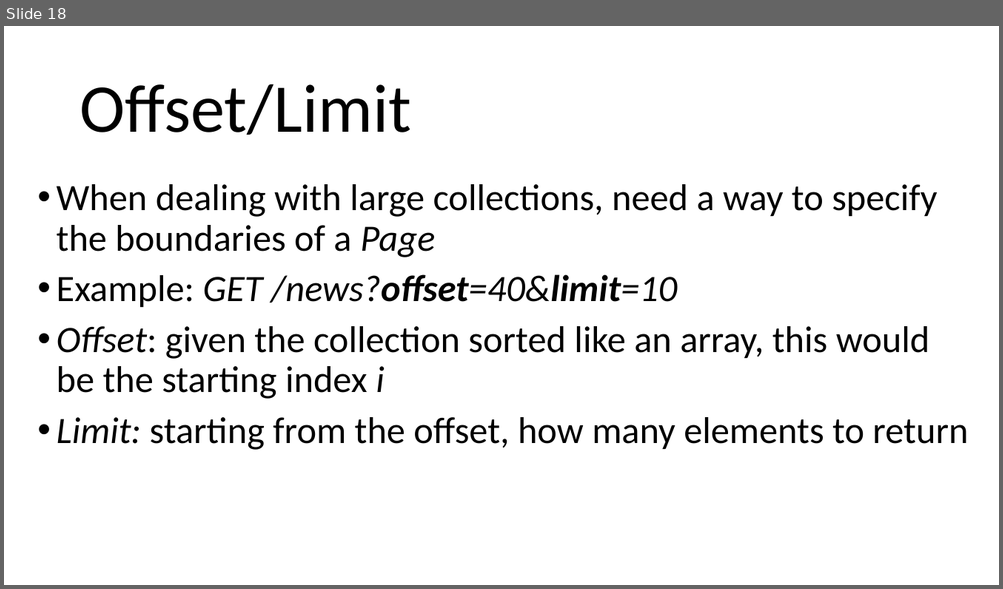
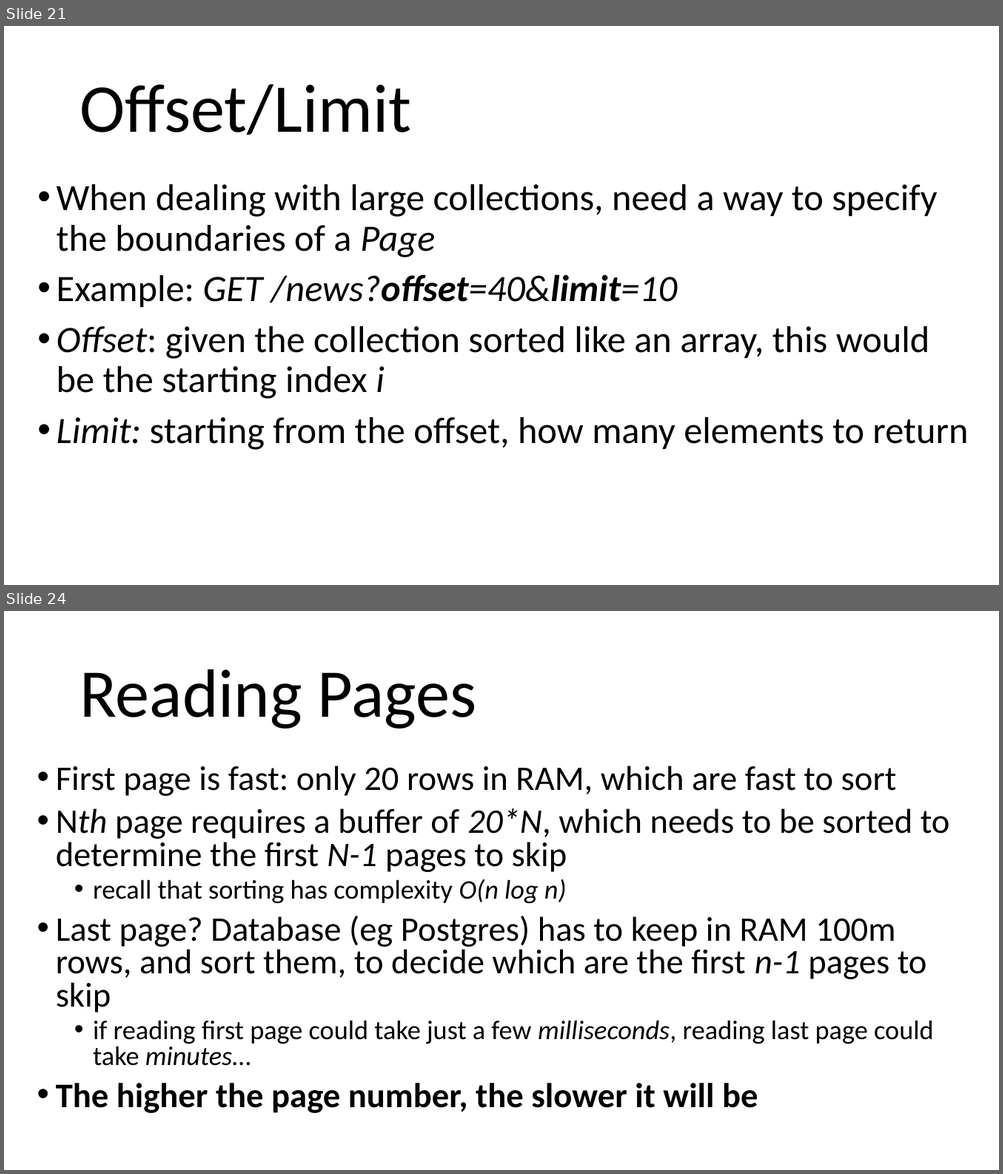
Before and after one commit to arcuri82/testing_security_development_enterprise_systems, a slide deck: doc/advanced/slides/lesson_04.pptx. Shown one above the other, each under a label of ours: slide 18 before the commit, slides 21 and 24 after it; the slides between them are not shown. The pictures are 1003x589 and 1003x1174 pixels, drawn with LibreOffice and Linux fonts; fonts in the diff are those of the drawing. Boxes give left, top, right and bottom in pixels: in the first picture for what was removed or moved away, otherwise in the second. Text is boxed around its words. In the diff, an @@ line names an element or a change of style, - is before the commit and + after.

```diff
--- a/doc/advanced/slides/lesson_04.pptx
+++ b/doc/advanced/slides/lesson_04.pptx
@@ slide 24 added at [4, 611, 999, 1170], background #FFFFFF @@
@@ title added at [79, 669, 477, 729], 66 pt, text #000000 @@
+Reading Pages
@@ text added at [56, 766, 950, 1113], 33.3 pt, text #000000 @@
+• First page is fast: only 20 rows in RAM, which are fast to sort
+• Nth page requires a buffer of 20*N, which needs to be sorted to determine the first N-1 pages to skip
+  • recall that sorting has complexity O(n log n)
+• Last page? Database (eg Postgres) has to keep in RAM 100m rows, and sort them, to decide which are the first n-1 pages to skip
+  • if reading first page could take just a few milliseconds, reading last page could take minutes…
+• The higher the page number, the slower it will be
@@ what was slide 18 is now slide 21 @@
```
Also in this commit, not shown: 2 slides changed, 9 other slides added.
